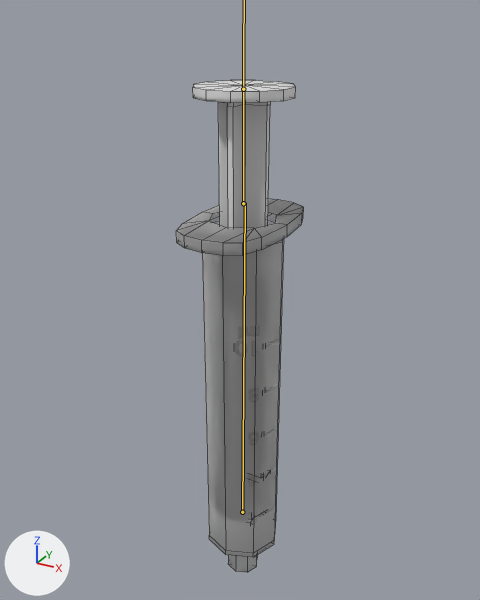
One commit to the FBX model care-up/Assets/_Models/syringe_rigged.fbx: the scene before it, then after it.
Camera for both pictures: a camera (50 mm lens) standing at (0.0635, -0.117, 0.0951) and looking at (-0.0025, 0.0029, 0.0352). Every picture has the same lights, and +X, +Y and +Z are marked at lower left. The bones that bend it are drawn over the model as lines. Mesh edges are drawn as thin lines.

In view in the first picture: 'syringeBarrel', 'syringePlunger'.
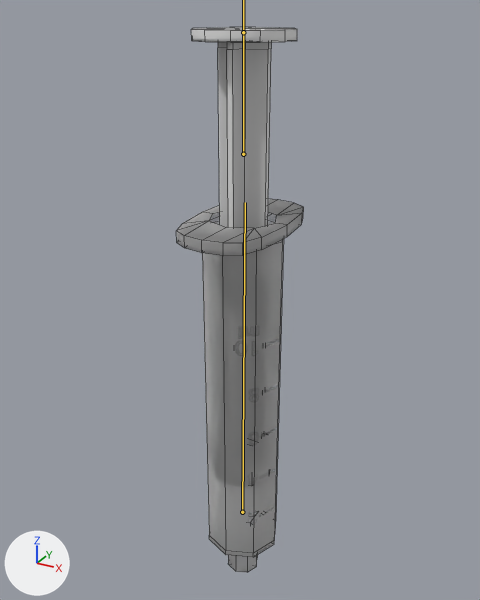
The newer file adds an action. The first version stands in its rest pose; the second is drawn at frame 1 of the action 'Armature|Syringe_Checkpouch_Sq2_L_Lib.001'.

The change in detail:
Bone 'Bone.001' (bone_bone_001) moves from (0.0, 0.0, 0.0) to (0.0, 0.01, 0.0).

Location of each change, (x1, y1, x2, y2) in pixels of the pictures (480 x 600 px):
'syringePlunger', posed
    before: (193, 80, 296, 519)
    after: (191, 27, 297, 486)
bone 'Bone.001', root to tip
    before: (243, 203) to (243, 89)
    after: (243, 154) to (243, 32)
